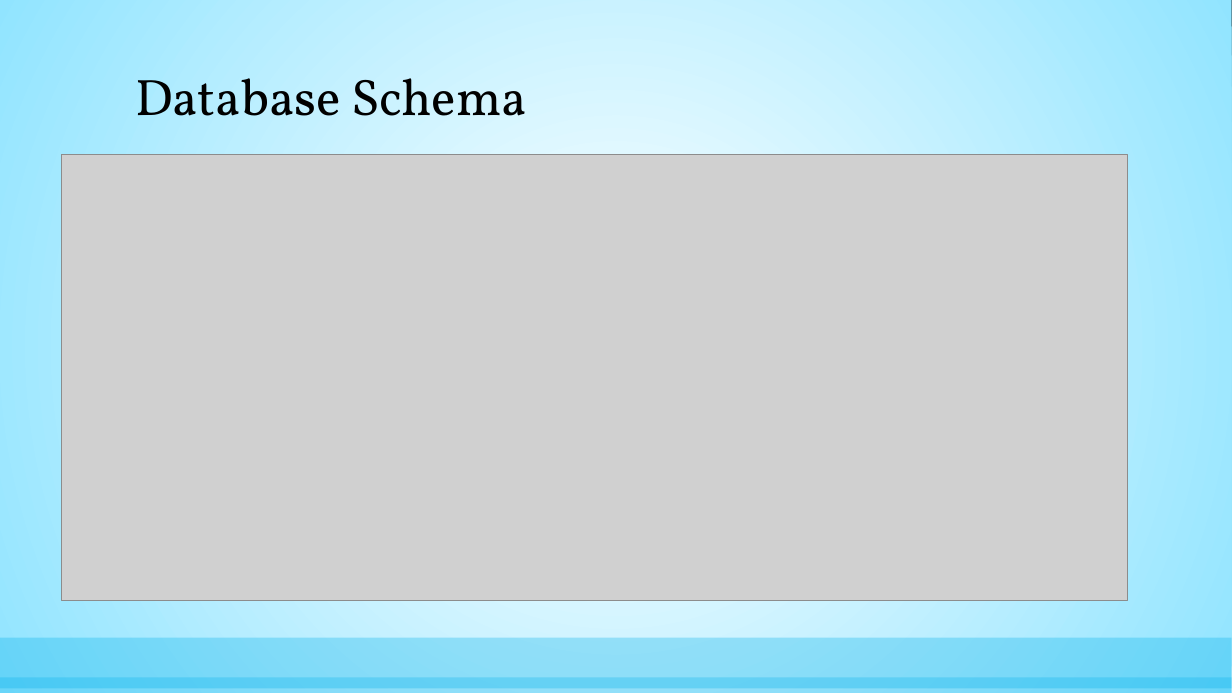
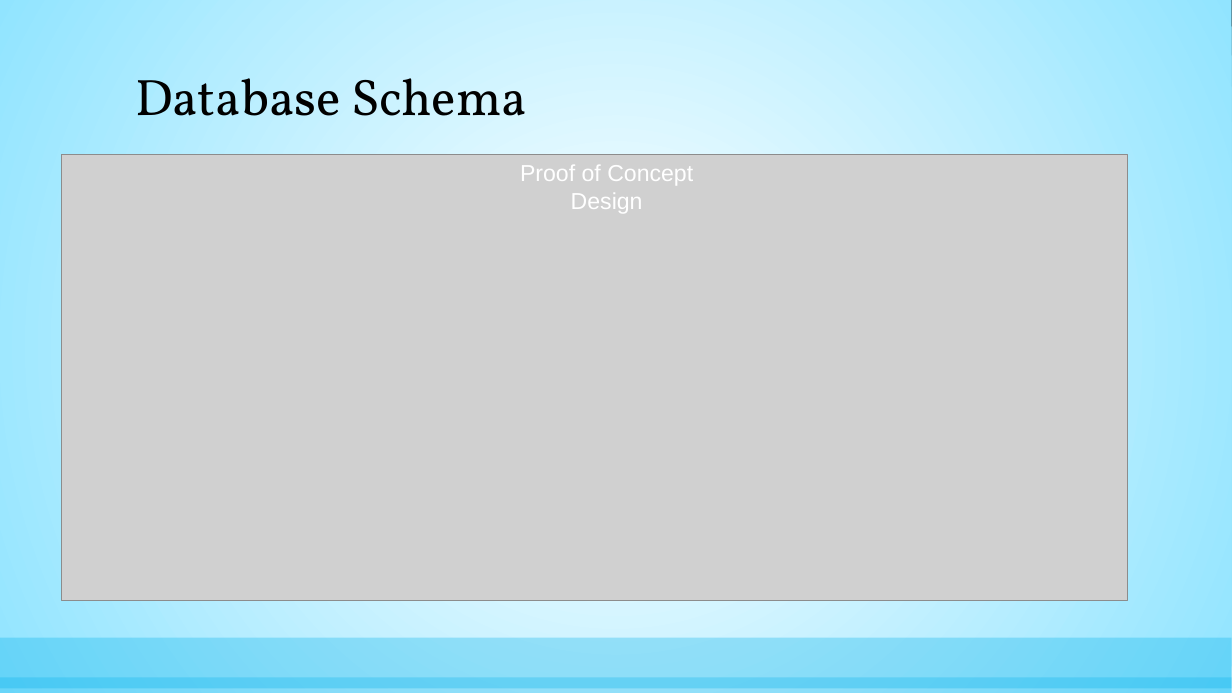
Before and after one commit to woodbry/BattleOnateWood, a slide deck: slide 6 of Requirements/pptp1.odp. Drawn at 1232x693 pixels with LibreOffice and Linux fonts; fonts in the diff are those of the drawing; grey boxes stand for pictures. Boxes give left, top, right and bottom in pixels: in the first picture for what was removed or moved away, otherwise in the second. Text is boxed around its words. In the diff, an @@ line names an element or a change of style, - is before the commit and + after.

```diff
--- a/Requirements/pptp1.odp
+++ b/Requirements/pptp1.odp
@@ text added at bbox=[520, 165, 693, 213], 18 pt, text #FFFFFF @@
+Proof of Concept
+Design
```
Also in this commit, not shown: 2 other slides changed.
